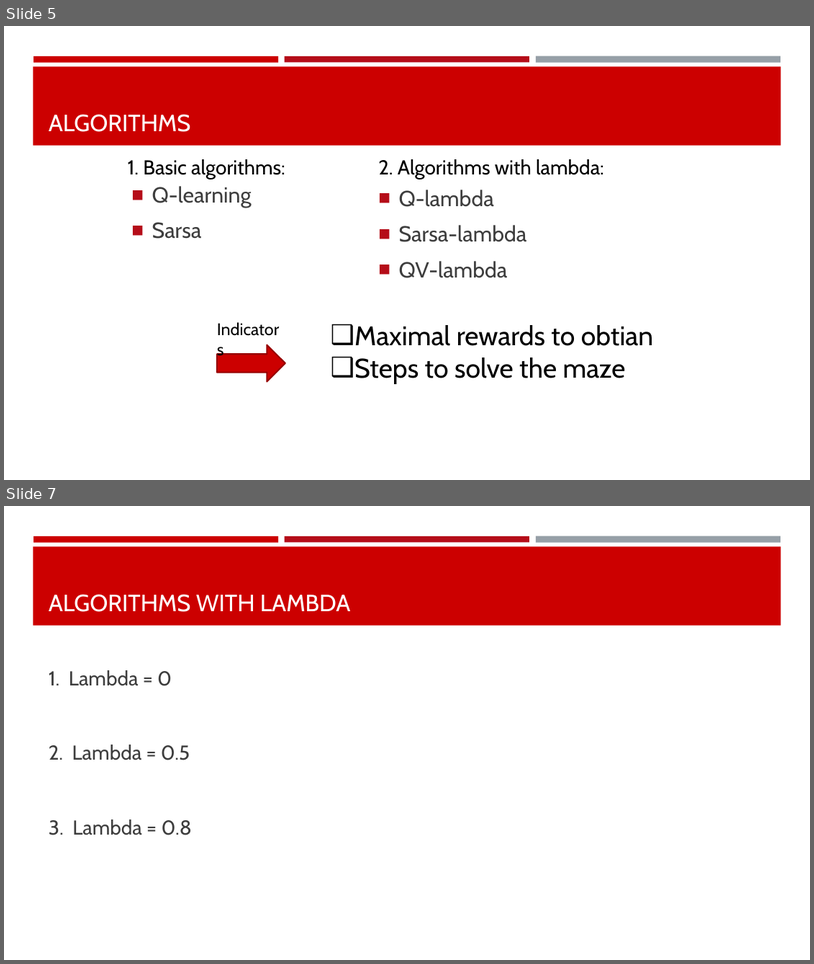
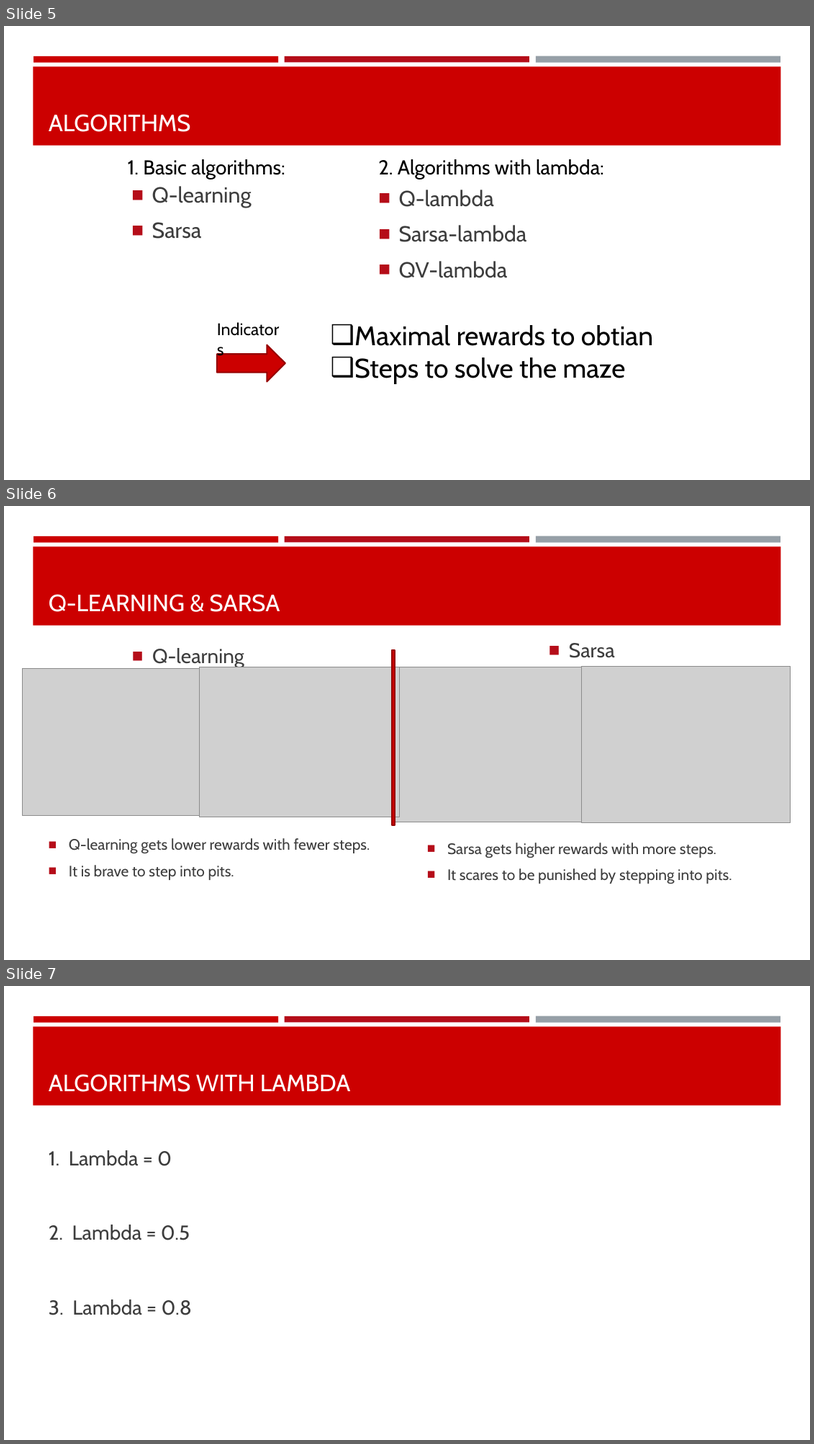
Before and after one commit to mengli11235/MachineLearning_Maze, a slide deck: Group Presentation.pptx. Shown one above the other, each under a label of ours: slides 5 and 7 before the commit, slides 5, 6 and 7 after it; the slides between them are not shown. The pictures are 814x964 and 814x1444 pixels, drawn with LibreOffice and Linux fonts; fonts in the diff are those of the drawing; grey boxes stand for pictures. Boxes give left, top, right and bottom in pixels: in the first picture for what was removed or moved away, otherwise in the second. Text is boxed around its words. In the diff, an @@ line names an element or a change of style, - is before the commit and + after.

Commit message:
update

```diff
--- a/Group Presentation.pptx
+++ b/Group Presentation.pptx
@@ slide 6 added at (4, 506, 810, 960), background #FFFFFF; not listed: 4 template elements that a slide beside it also shows @@
@@ title added at (49, 594, 280, 612), 28 pt, text #FFFFFF @@
+Q-LEARNING & SARSA
@@ text added at (152, 648, 244, 668), 24 pt, text #3D3D3D @@
+■ Q-learning
@@ rectangle added at (392, 650, 396, 826), fill #CC0000, outline #970000 1.75 pt @@
@@ text added at (569, 643, 615, 658), 24 pt, text #3D3D3D @@
+■ Sarsa
@@ picture added at (22, 668, 219, 816) @@
@@ picture added at (199, 667, 399, 817) @@
@@ picture added at (396, 667, 602, 822) @@
@@ picture added at (581, 667, 790, 823) @@
@@ text added at (69, 838, 370, 880), 18 pt, text #3D3D3D @@
+■ Q-learning gets lower rewards with fewer steps.
+■ It is brave to step into pits.
@@ text added at (448, 842, 732, 884), 18 pt, text #3D3D3D @@
+■ Sarsa gets higher rewards with more steps.
+■ It scares to be punished by stepping into pits.
```
Also in this commit, not shown: 1 slide removed.
